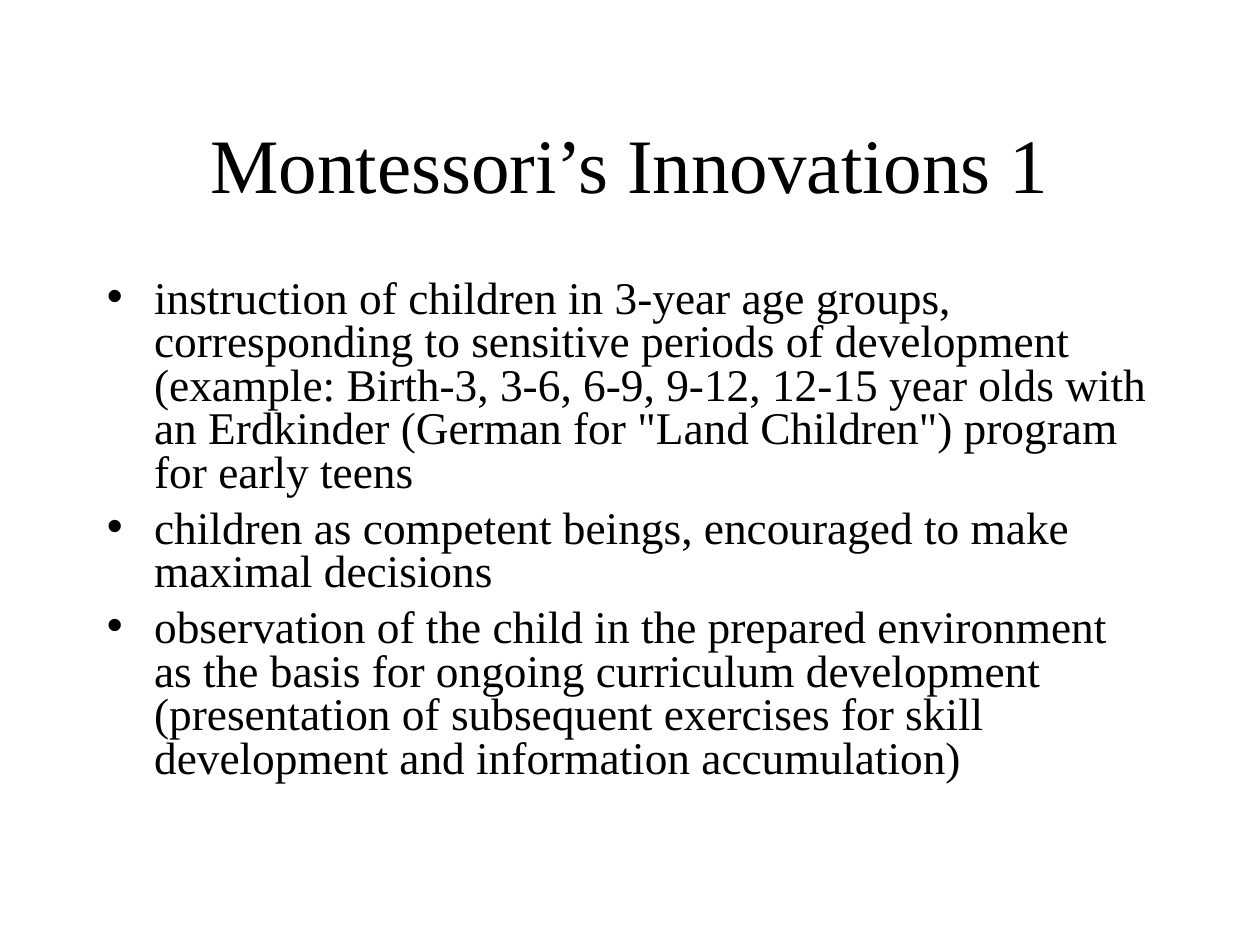
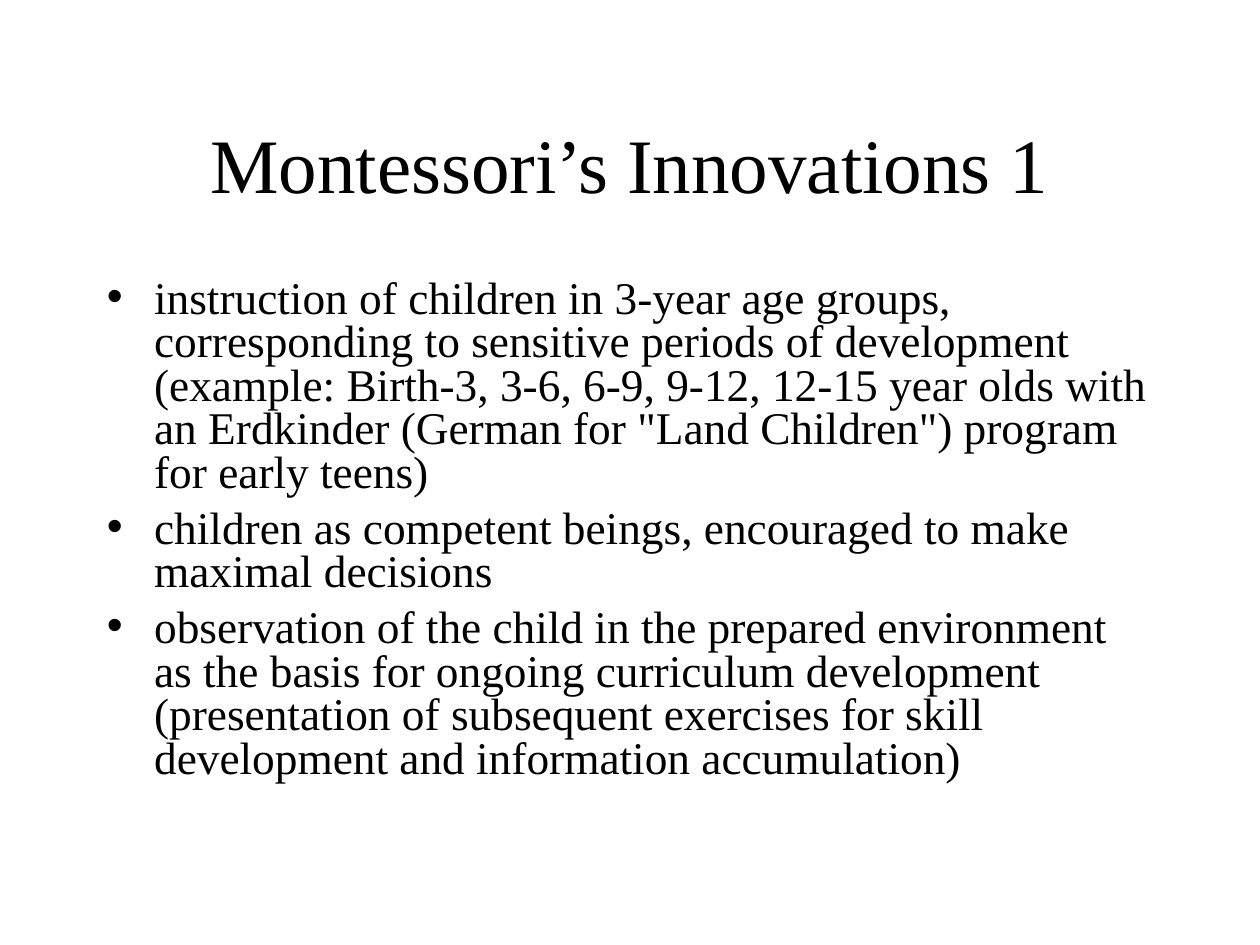
Before and after one commit to decause/hfoss, a slide deck: slide 14 of static/decks/OLPCKidsAdja1.odp. Drawn at 1260x945 pixels with LibreOffice and Linux fonts; fonts in the diff are those of the drawing. Boxes give left, top, right and bottom in pixels: in the first picture for what was removed or moved away, otherwise in the second. Text is boxed around its words. In the diff, an @@ line names an element or a change of style, - is before the commit and + after.

Commit message:
minor adjustments, maybe should shift this into .md or .rst

```diff
--- a/static/decks/OLPCKidsAdja1.odp
+++ b/static/decks/OLPCKidsAdja1.odp
@@ text at bbox=[154, 282, 1146, 497]: text changed @@
-• instruction of children in 3-year age groups, corresponding to sensitive periods of development (example: Birth-3, 3-6, 6-9, 9-12, 12-15 year olds with an Erdkinder (German for "Land Children") program for early teens
+• instruction of children in 3-year age groups, corresponding to sensitive periods of development (example: Birth-3, 3-6, 6-9, 9-12, 12-15 year olds with an Erdkinder (German for "Land Children") program for early teens)
```
